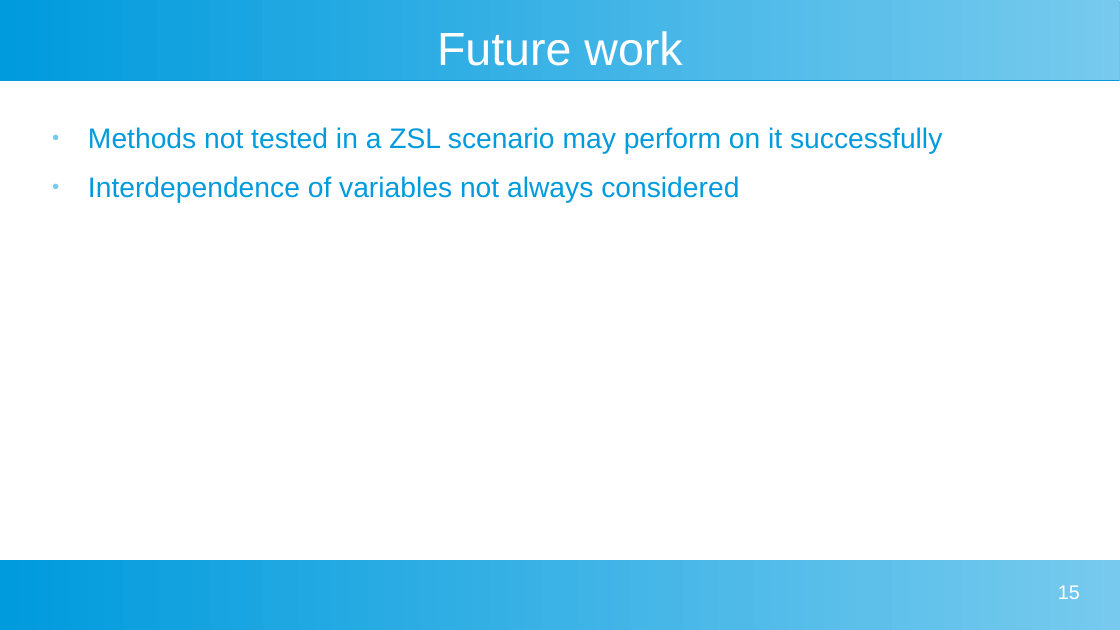
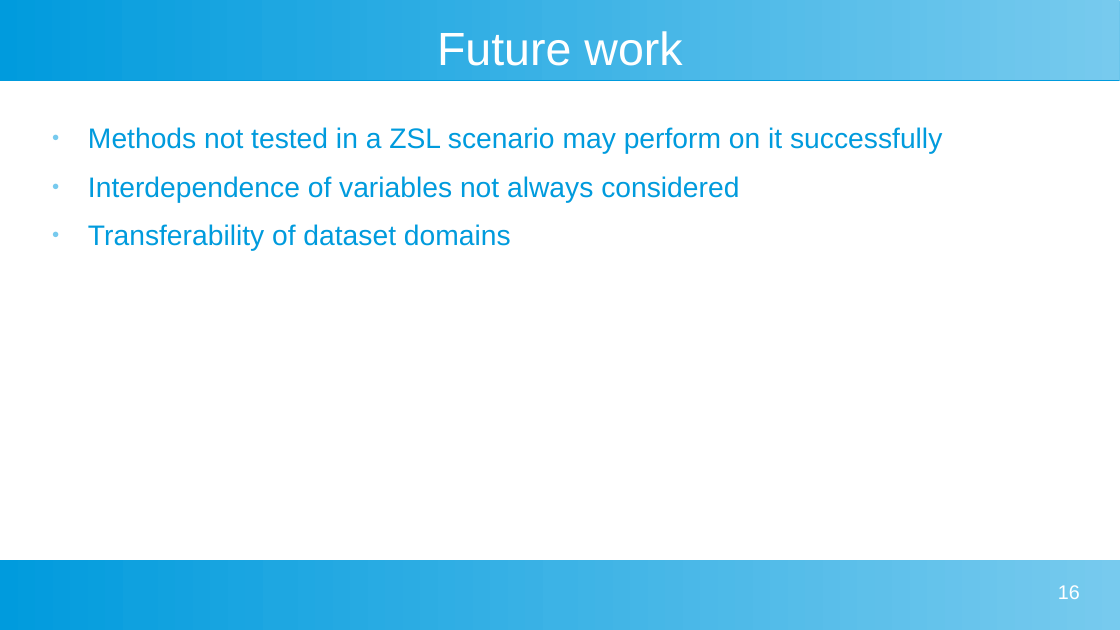
Before and after one commit to johanneshoelker/Smart-Systems-Paper, a slide deck: slide 16 of Presentation/Kolloq.odp (slide 15 before the commit). Drawn at 1120x630 pixels with LibreOffice and Linux fonts; fonts in the diff are those of the drawing. Boxes give left, top, right and bottom in pixels: in the first picture for what was removed or moved away, otherwise in the second. Text is boxed around its words. In the diff, an @@ line names an element or a change of style, - is before the commit and + after.

```diff
--- a/Presentation/Kolloq.odp
+++ b/Presentation/Kolloq.odp
@@ text at [88,224,511,251]: paragraph added @@
+● Transferability of dataset domains
@@ page number at [1058,585,1080,599]: text changed @@
-15
+16
```
Also in this commit, not shown: 4 other slides changed, 1 slide added, 5 other files.
